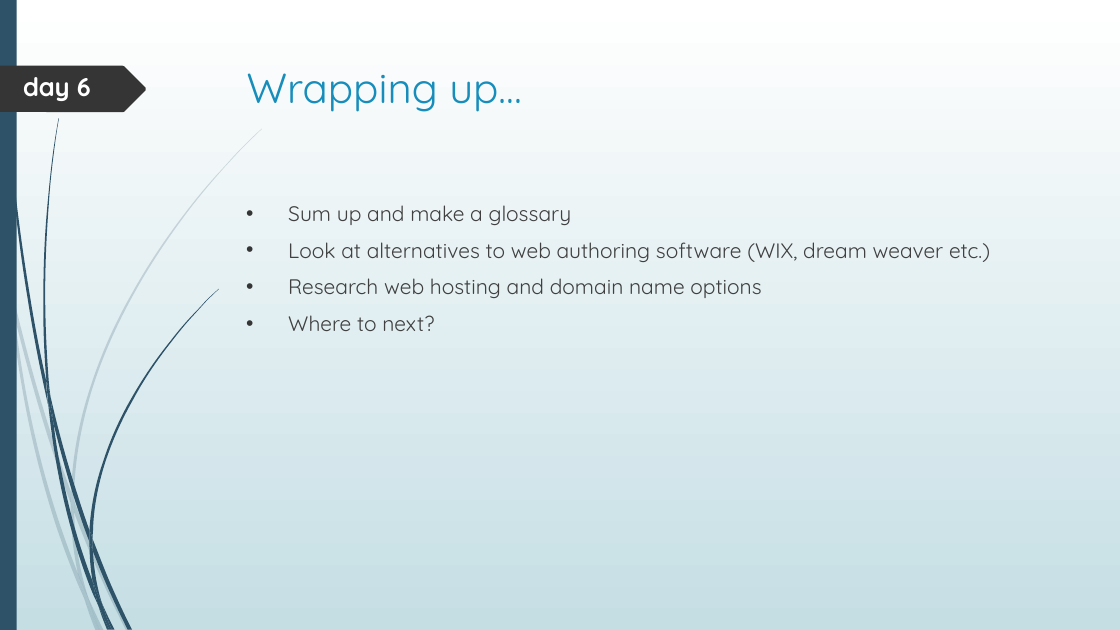
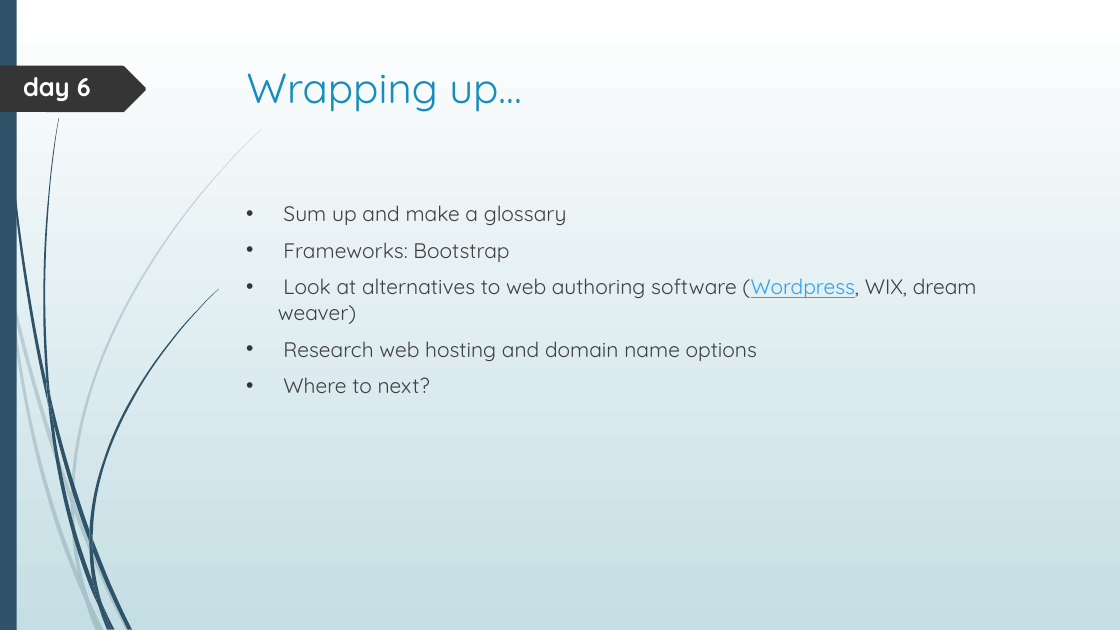
Before and after one commit to brunoitconsultant/academy-HTML5, a slide deck: slide 9 of (private) Tutor/Web Design - the Course.pptx. Drawn at 1120x630 pixels with LibreOffice and Linux fonts; fonts in the diff are those of the drawing. Boxes give left, top, right and bottom in pixels: in the first picture for what was removed or moved away, otherwise in the second. Text is boxed around its words. In the diff, an @@ line names an element or a change of style, - is before the commit and + after.

```diff
--- a/(private) Tutor/Web Design - the Course.pptx
+++ b/(private) Tutor/Web Design - the Course.pptx
@@ text at (278, 242, 977, 324): text changed @@
-• Look at alternatives to web authoring software (WIX, dream weaver etc.)
+• Frameworks: Bootstrap
+• Look at alternatives to web authoring software (Wordpress, WIX, dream weaver)
```
Also in this commit, not shown: 7 other slides changed, 4 other files.
